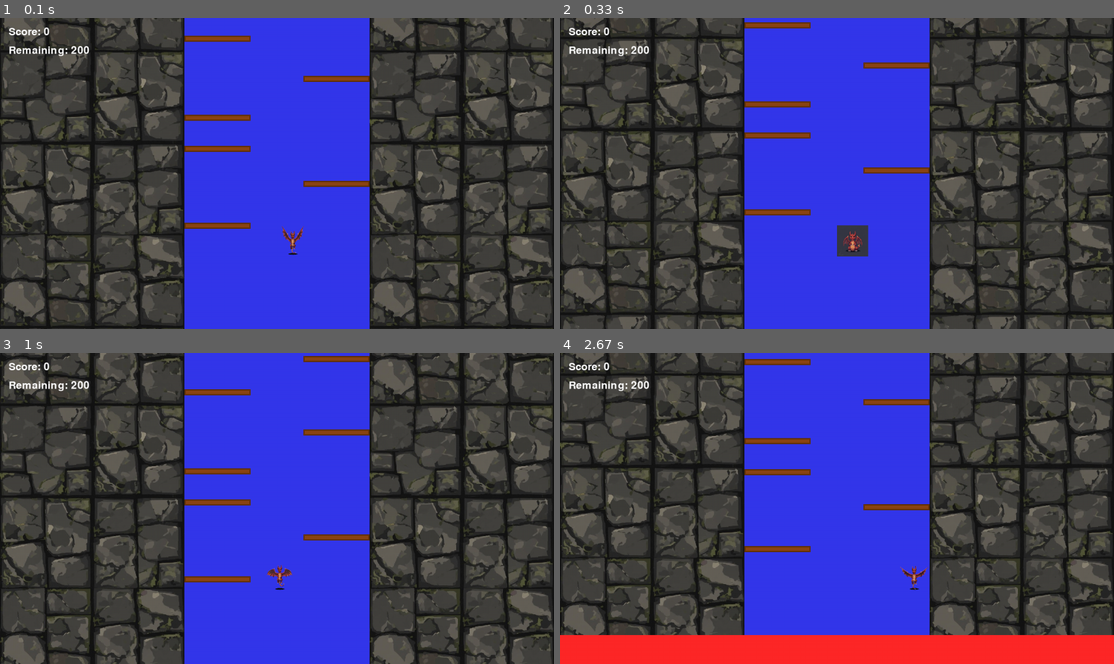
Above: before the commit, frames 1-4 (two rows, left to right).
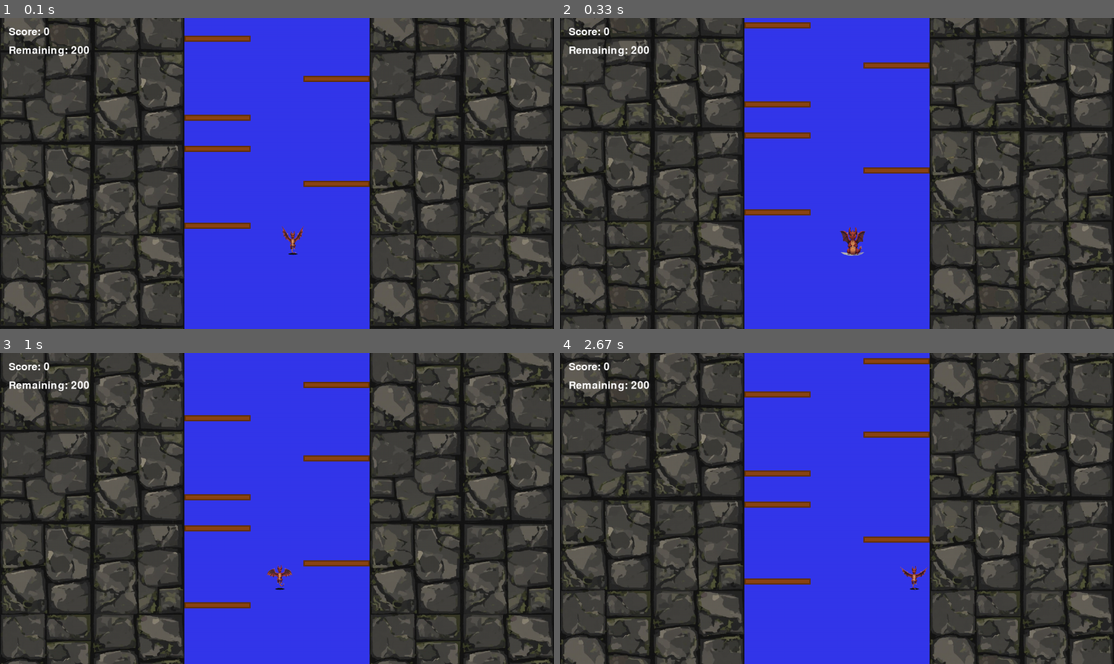
Above: after the commit, the same moments.

Repository: KamilHasik/ProjektPYgame
Game: pygame game, started from CastleClimbers.py
The game is run twice, just before and just after one commit, with the same random seed, the same clock (stepped at 60 frames per second) and the same inputs.
Inputs:
- Up to frame 1 (0.1 s): no input
- Up to frame 2 (0.33 s): no input
- Up to frame 3 (1 s): hold Up 0.33-0.8 s; tap A at 0.83 s
- Up to frame 4 (2.67 s): hold D 1.17-1.8 s; hold Up 1.83-2.13 s; hold Up 2.17-2.53 s; hold D from 2.57 s (still down)

Frame 1 is identical in both runs. In frame 2, 0.5% of the frame differs, in the area x 50-56%, y 66-77%; in frame 3, 31%; in frame 4, 37%, in the area x 0-100%, y 0-100%.

Commit message:
animations2

Diff:
--- a/CastleClimbers.py
+++ b/CastleClimbers.py
@@ -17,7 +17,7 @@
 platform_width = int(WIDTH * 0.12)
 platform_height = int(HEIGHT * 0.02)
 
-jump_power = -9
+jump_power = -10.5
 gravity = 0.35
 move_speed = int(WIDTH * 0.008)
 
@@ -95,16 +95,17 @@
         fallback.fill((0, 255, 0))
         walking_left_frames.append(fallback)
 
-idle_image = None
-idle_path = os.path.join("Graphic", "Player", "Player Sitting Straight.jpg")
-try:
-    idle_image = pygame.image.load(idle_path)
-    idle_image = pygame.transform.scale(idle_image, (player_size, player_size))
-    print("Zaladowano idle")
-except:
-    idle_image = pygame.Surface((player_size, player_size))
-    idle_image.fill((0, 200, 0))
-    print("Nie zaladowano idle")
+idle_frames = []
+for i in range(36):
+    frame_path = os.path.join("Graphic", "Player", "Idle", f"Idle {i}.png")
+    try:
+        frame = pygame.image.load(frame_path)
+        frame = pygame.transform.scale(frame, (player_size, player_size))
+        idle_frames.append(frame)
+    except:
+        fallback = pygame.Surface((player_size, player_size))
+        fallback.fill((0, 200, 0))
+        idle_frames.append(fallback)
 
 current_frame = 0
 animation_timer = 0
@@ -113,7 +114,6 @@
 
 class Platform:
     def __init__(self, y_pos, side):
-        self.side = side
         self.side = side
         platform_width = int(WIDTH * 0.12)
         platform_height = int(HEIGHT * 0.02)
@@ -283,10 +283,7 @@
         else:
             window.blit(walking_left_frames[current_frame], (x, player_screen_y))
     else:
-        if idle_image:
-            window.blit(idle_image, (x, player_screen_y))
-        else:
-            pygame.draw.rect(window, (20, 200, 20), (x, player_screen_y, player_size, player_size))
+        window.blit(idle_frames[current_frame], (x, player_screen_y))
 
     score_text = font.render(f"Score: {score}", True, (255, 255, 255))
     window.blit(score_text, (20, 20))
@@ -304,7 +301,7 @@
 
     for platform in platforms:
         if platform.breaking and platform.visible:
-            if pygame.time.get_ticks() - platform.break_timer >= 200:
+            if pygame.time.get_ticks() - platform.break_timer >= 400:
                 platform.visible = False
 
     pygame.display.update()
